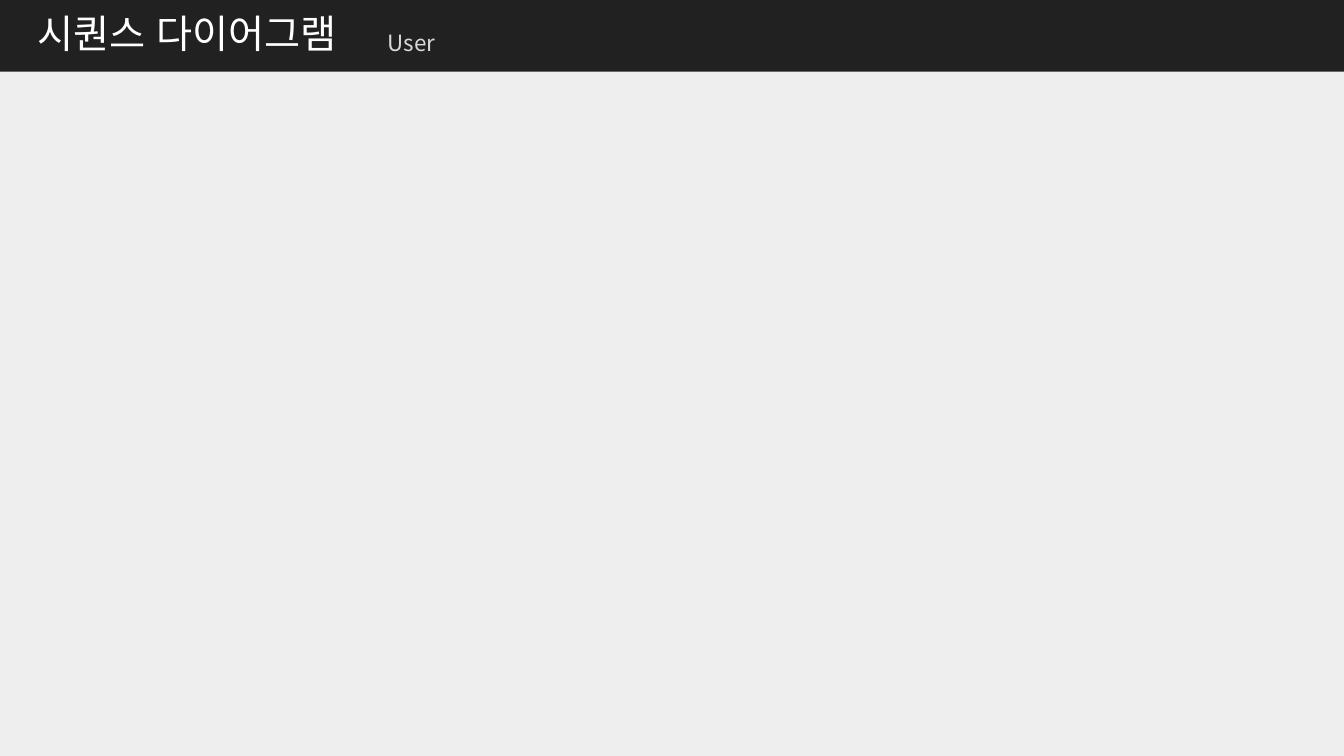
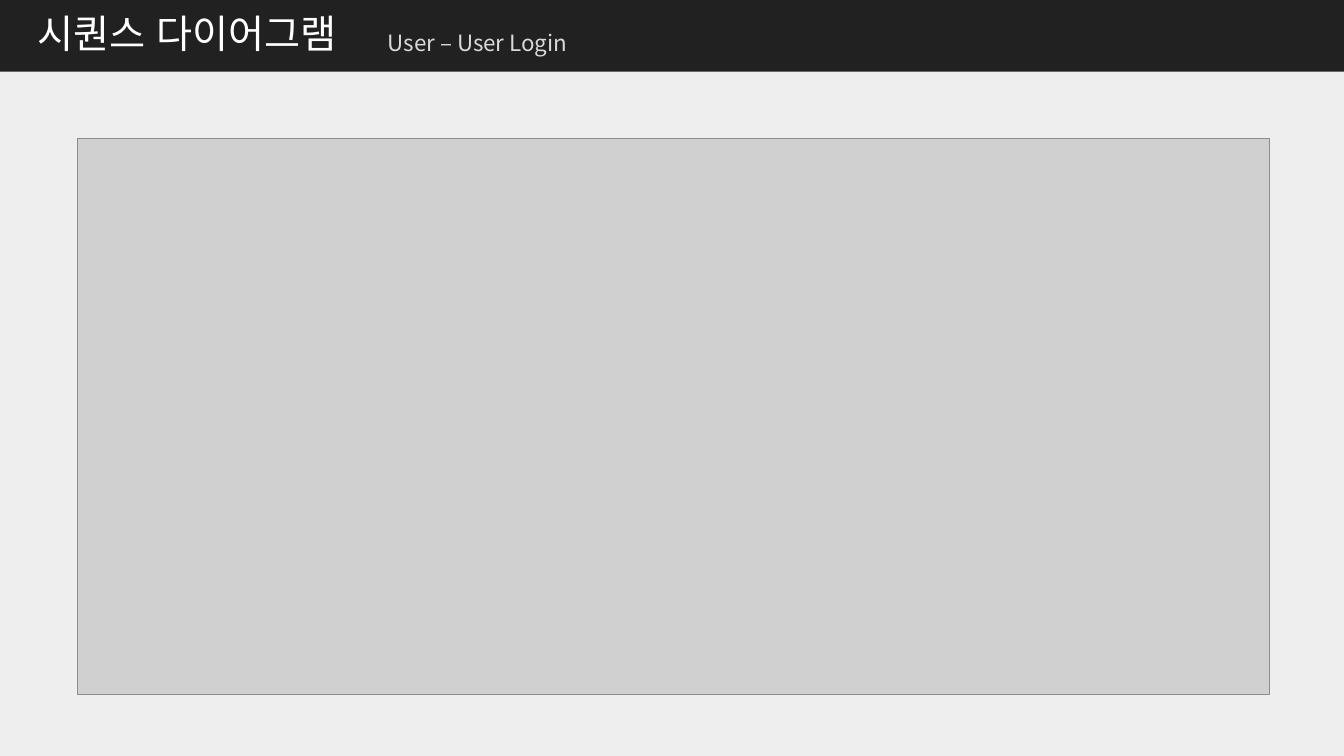
Before and after one commit to me0768/KHFinalProject, a slide deck: slide 13 of 보고서/클래스설계서_Final_Project.pptx. Drawn at 1344x756 pixels with LibreOffice and Linux fonts; fonts in the diff are those of the drawing; grey boxes stand for pictures. Boxes give left, top, right and bottom in pixels: in the first picture for what was removed or moved away, otherwise in the second. Text is boxed around its words. In the diff, an @@ line names an element or a change of style, - is before the commit and + after.

```diff
--- a/보고서/클래스설계서_Final_Project.pptx
+++ b/보고서/클래스설계서_Final_Project.pptx
@@ text at (388,34,568,57): text changed @@
-User
+User – User Login
@@ picture added at (78,138,1270,695) @@
```
Also in this commit, not shown: 14 other slides changed, 6 slides added, 16 other files.
